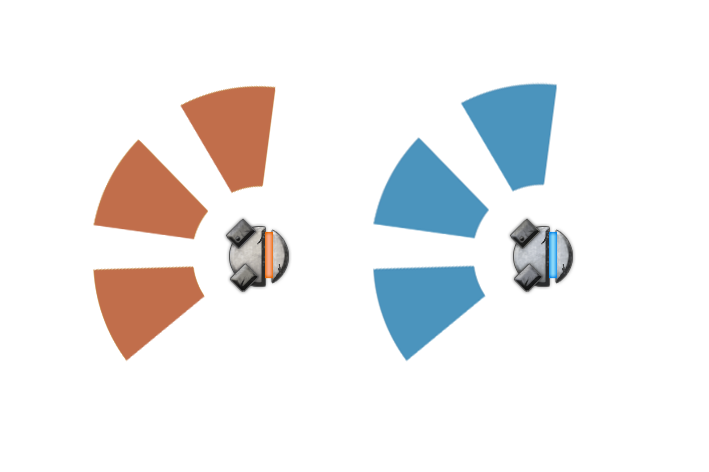
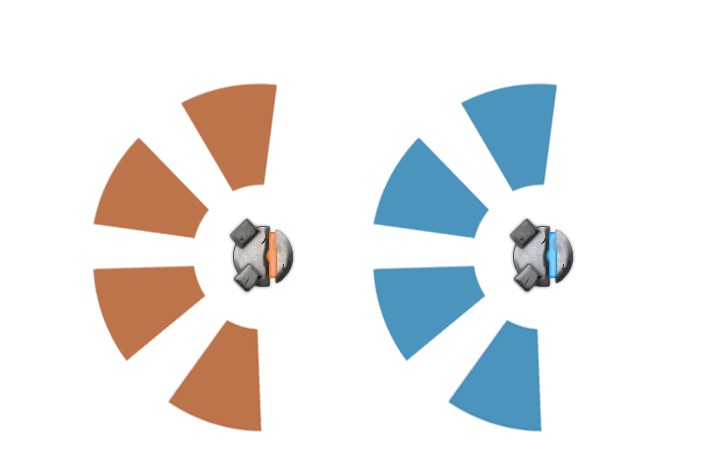
Layer changes from the first 709px x 472px image to the second:
moved "Chad" above "Ica" over [93, 82, 296, 433]
removed layer "Capa 33" from group "Chad" over [93, 85, 276, 362]
removed layer "Tono/saturación 2 copia" from group "Chad" over [223, 216, 292, 295]
added layer "Layer 1" (1st of 2, in "Chad") in group "Chad" over [230, 223, 295, 291]
added layer "Capa 34" (1st of 2, in "Chad") in group "Chad" over [93, 82, 278, 433]
added layer "Capa 32 copia" (1st of 2, in "Chad") in group "Chad" over [227, 216, 296, 295]
added layer "Layer 1" (2nd of 2, in "Ica") in group "Ica" over [510, 225, 575, 290]
painted on "Capa 34" (2nd of 2, in "Ica") over [447, 319, 543, 433]
